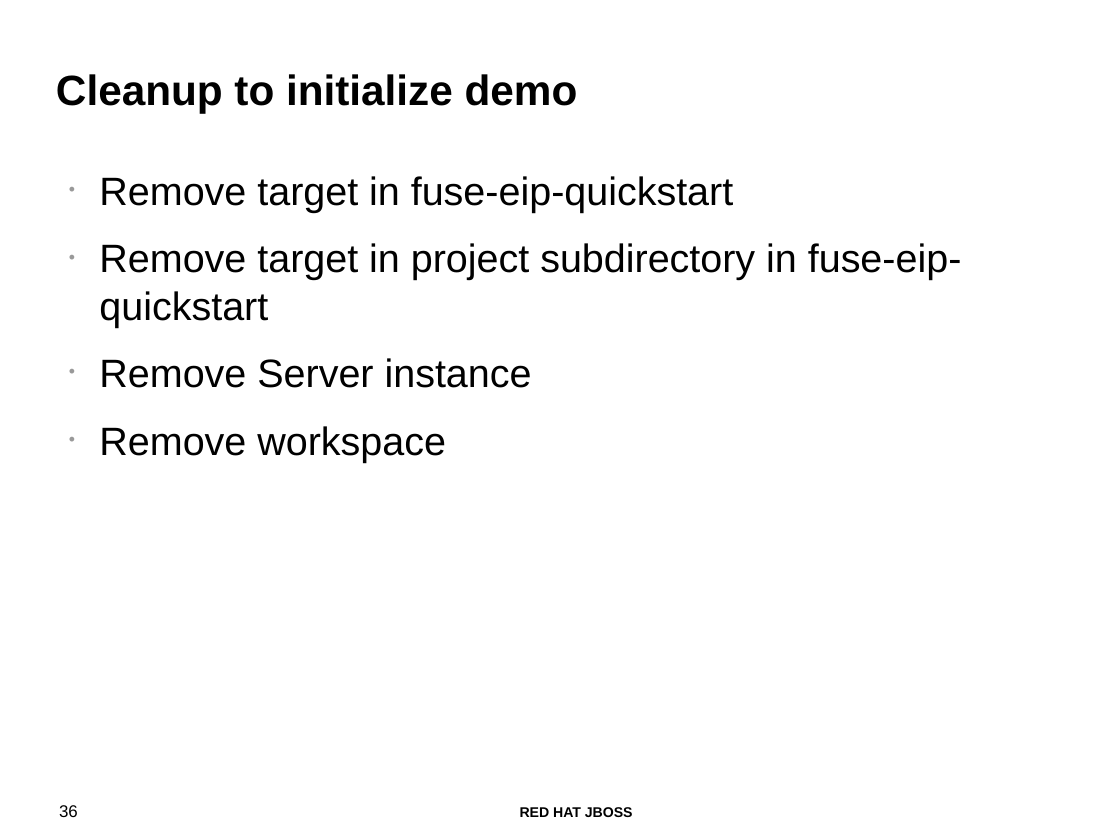
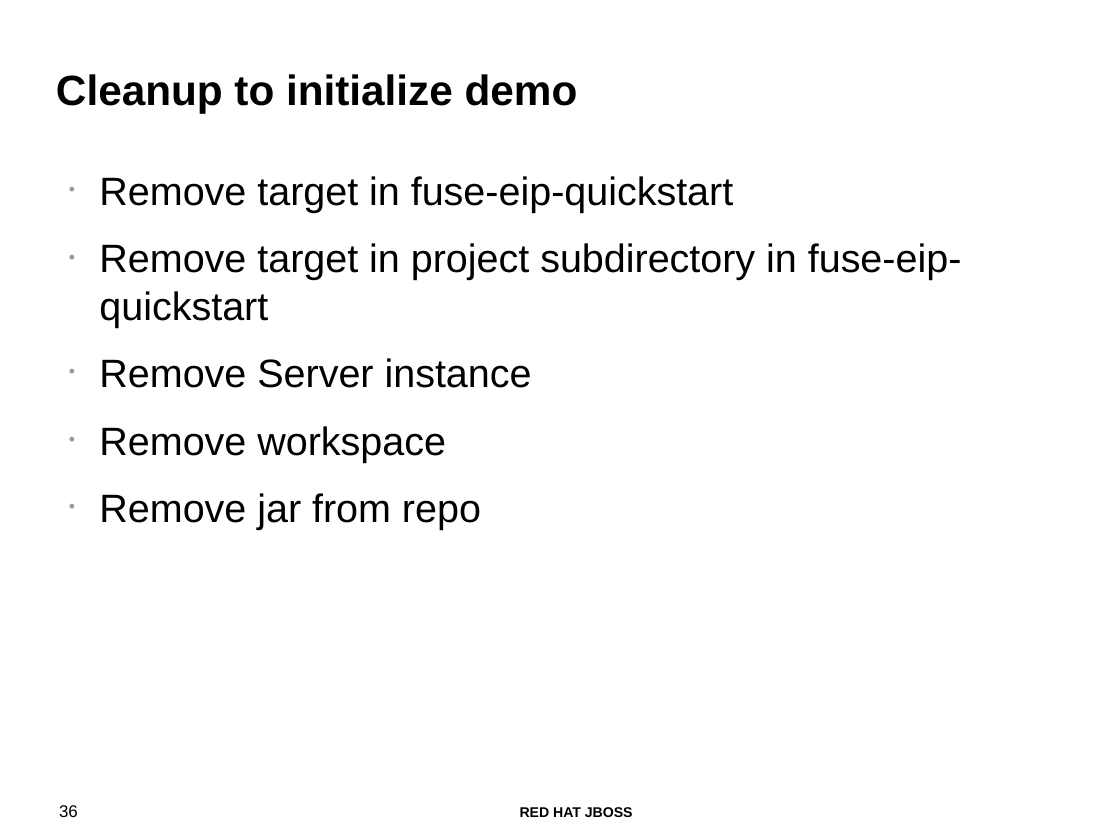
Before and after one commit to ikarus2k/fuse-eip-quickstart, a slide deck: slide 36 of webinar 04162013 - Getting started with Fuse.odp. Drawn at 1120x840 pixels with LibreOffice and Linux fonts; fonts in the diff are those of the drawing; background and template pictures are left out. Boxes give left, top, right and bottom in pixels: in the first picture for what was removed or moved away, otherwise in the second. Text is boxed around its words. In the diff, an @@ line names an element or a change of style, - is before the commit and + after.

```diff
--- a/webinar 04162013 - Getting started with Fuse.odp
+++ b/webinar 04162013 - Getting started with Fuse.odp
@@ text at (x1=99, y1=493, x2=481, y2=530): paragraph added @@
+• Remove jar from repo
```
Also in this commit, not shown: 5 other slides changed, 1 slide added, 1 slide removed.
